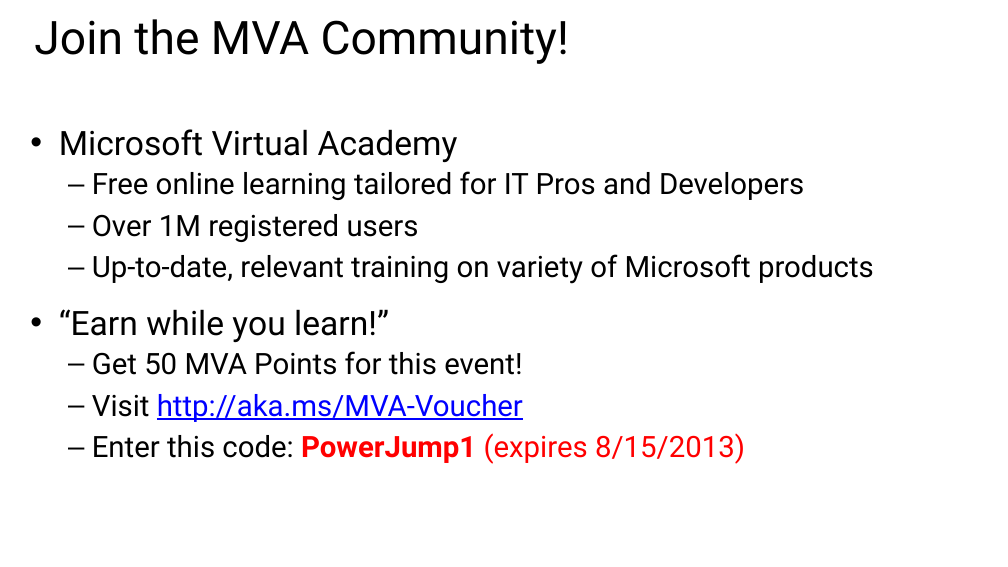
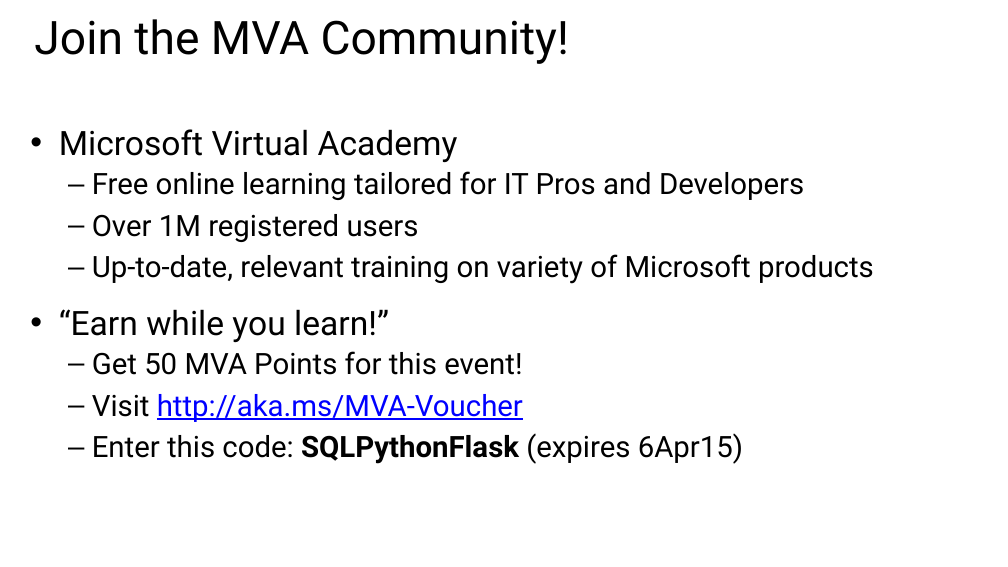
Before and after one commit to mkscala/AdvancedFlask, a slide deck: slide 6 of Slides/Module 1 - Flask Application Design.pptx. Drawn at 1008x567 pixels with LibreOffice and Linux fonts; fonts in the diff are those of the drawing. Boxes give left, top, right and bottom in pixels: in the first picture for what was removed or moved away, otherwise in the second. Text is boxed around its words. In the diff, an @@ line names an element or a change of style, - is before the commit and + after.

Commit message:
Update to Mod 1 slides

```diff
--- a/Slides/Module 1 - Flask Application Design.pptx
+++ b/Slides/Module 1 - Flask Application Design.pptx
@@ text at bbox=[92, 433, 743, 464]: text changed; text colour #FF0000 to #000000 @@
-  – Enter this code: PowerJump1 (expires 8/15/2013)
+  – Enter this code: SQLPythonFlask (expires 6Apr15)
```
